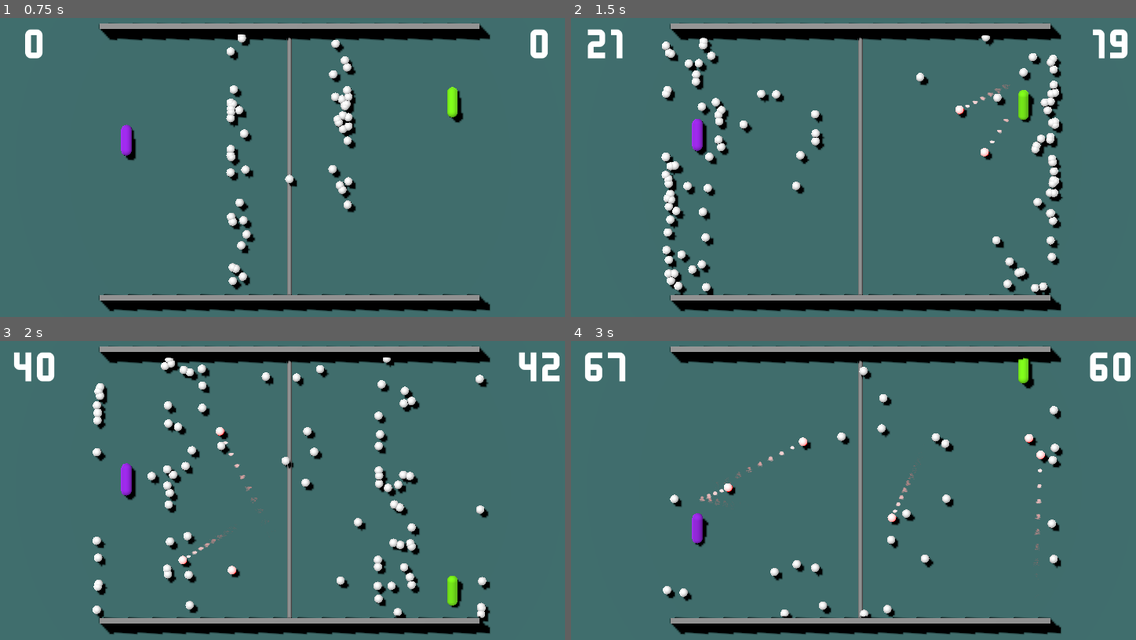
Above: before the commit, frames 1-4 (two rows, left to right).
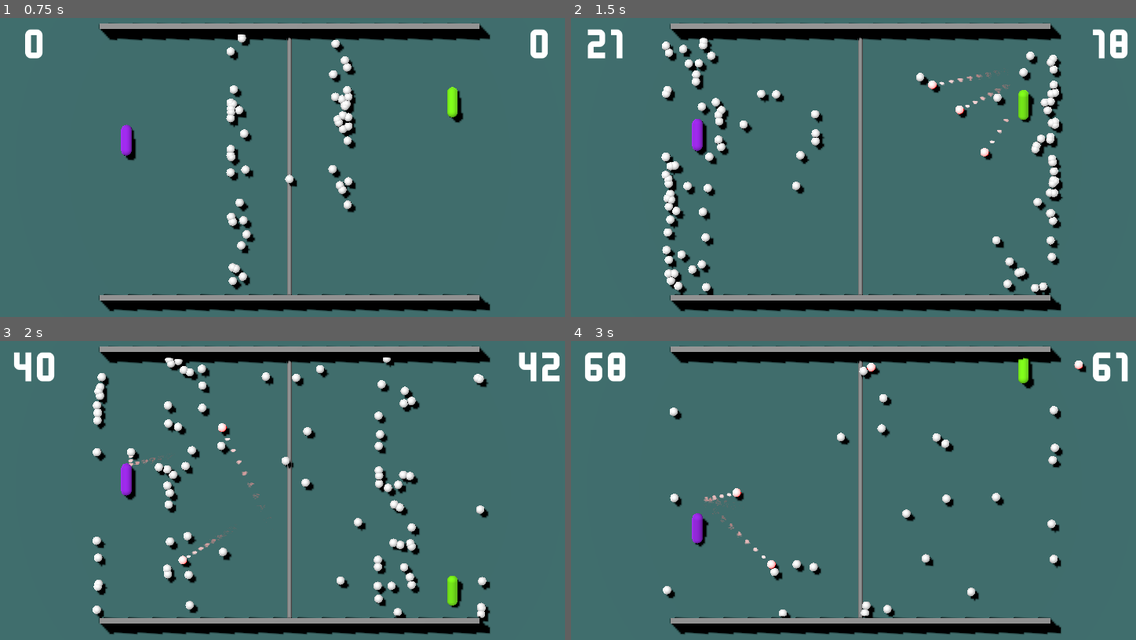
Above: after the commit, the same moments.

Repository: 5tr1k3r/tier_01_pong
Game: Godot game, scene res://game/main.tscn
Same seed, same stepped clock (60 frames per second), same inputs: the game is played once before the commit and once after it.
Inputs:
- Up to frame 1 (0.75 s): tap Enter (ui_accept) at 0.5 s; hold Up (p1_move_up) from 0.53 s (still down); tap S (p2_move_down) at 0.6 s
- Up to frame 2 (1.5 s): tap Enter (ui_accept) at 0.77 s; release Up (p1_move_up) at 1.28 s; hold Down (p1_move_down) from 1.28 s (still down); tap W (p2_move_up) at 1.35 s
- Up to frame 3 (2 s): keep holding Down (p1_move_down); tap Enter (ui_accept) at 1.52 s
- Up to frame 4 (3 s): release Down (p1_move_down) at 2.03 s; hold Up (p1_move_up) from 2.03 s (still down); tap S (p2_move_down) at 2.1 s; tap W (p2_move_up) at 2.85 s

Frame 1 is identical in both runs. In frame 2, 0.4% of the frame differs, in the area x 17-97%, y 5-38%; in frame 3, 0.8%; in frame 4, 2.0%, in the area x 6-100%, y 3-93%.

Commit message:
ball: add CCD and increase StuckTimer to 7.0s

Diff:
--- a/game/ball/ball.tscn
+++ b/game/ball/ball.tscn
@@ -52,6 +52,7 @@
 axis_lock_linear_y = true
 physics_material_override = ExtResource("1_41u45")
 gravity_scale = 0.0
+continuous_cd = true
 contact_monitor = true
 max_contacts_reported = 8
 linear_damp_mode = 1
@@ -65,7 +66,7 @@
 mesh = SubResource("SphereMesh_cbx31")
 
 [node name="StuckTimer" type="Timer" parent="."]
-wait_time = 5.0
+wait_time = 7.0
 one_shot = true
 
 [node name="PaddleHitSound" type="AudioStreamPlayer3D" parent="."]
